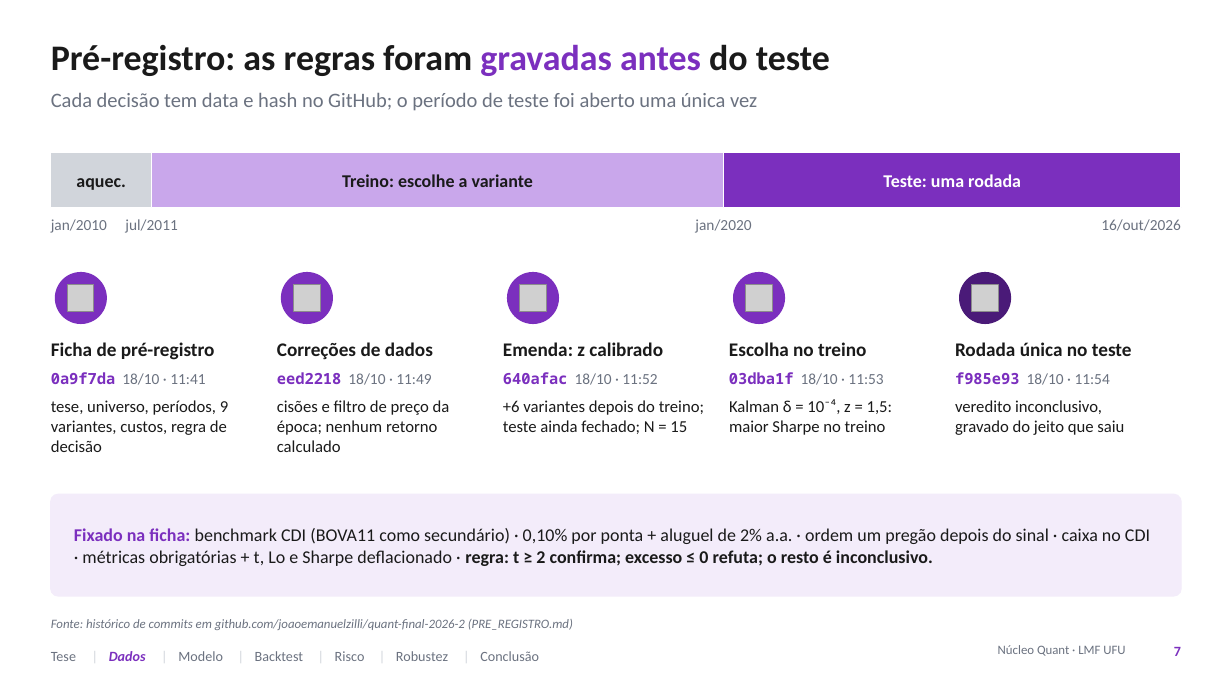
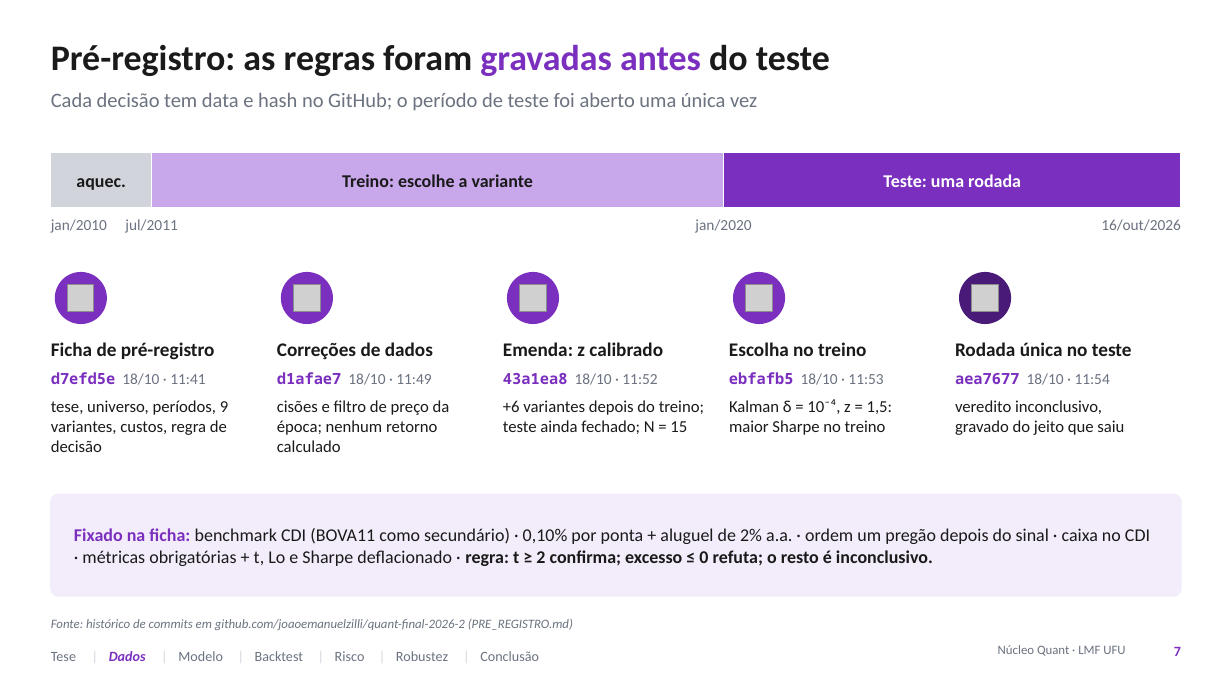
Before and after one commit to joaoemanuelzilli/quant-final-2026-2, a slide deck: slide 7 of slides/apresentacao_pares_b3.pptx. Drawn at 1232x693 pixels with LibreOffice and Linux fonts; fonts in the diff are those of the drawing; grey boxes stand for pictures; background and template pictures are left out. Boxes give left, top, right and bottom in pixels: in the first picture for what was removed or moved away, otherwise in the second. Text is boxed around its words. In the diff, an @@ line names an element or a change of style, - is before the commit and + after.

```diff
--- a/slides/apresentacao_pares_b3.pptx
+++ b/slides/apresentacao_pares_b3.pptx
@@ text at (51,372,205,385): text changed @@
-0a9f7da 18/10 · 11:41
+d7efd5e 18/10 · 11:41
@@ text at (277,372,431,385): text changed @@
-eed2218 18/10 · 11:49
+d1afae7 18/10 · 11:49
@@ text at (503,373,657,385): text changed @@
-640afac 18/10 · 11:52
+43a1ea8 18/10 · 11:52
@@ text at (729,372,883,385): text changed @@
-03dba1f 18/10 · 11:53
+ebfafb5 18/10 · 11:53
@@ text at (955,373,1110,385): text changed @@
-f985e93 18/10 · 11:54
+aea7677 18/10 · 11:54
```
Also in this commit, not shown: 2 other slides changed, 5 other files.
